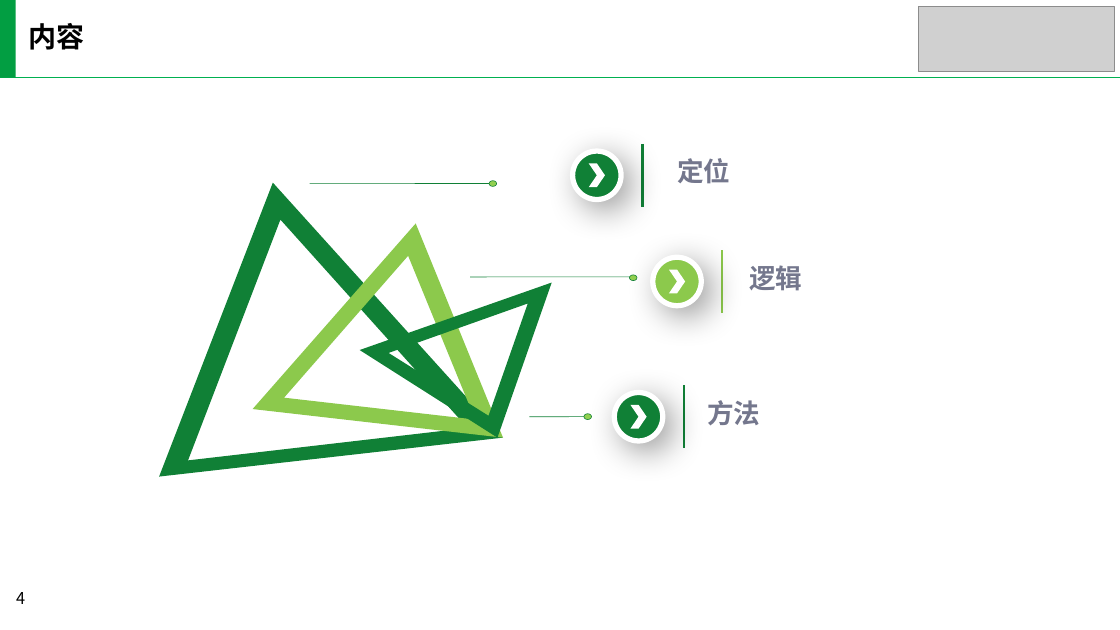
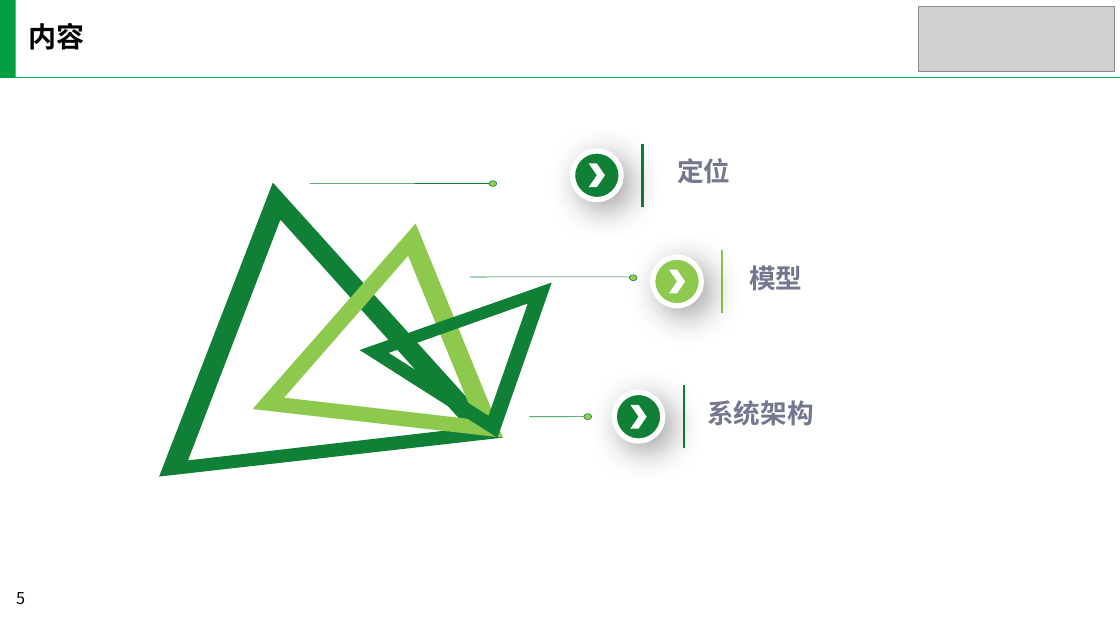
Before and after one commit to yaobozhang/YF_EB, a slide deck: slide 5 of 会员体系/精准营销/电商v2.0/生命周期精准营销/精准营销设计.pptx (slide 4 before the commit). Drawn at 1120x630 pixels with LibreOffice and Linux fonts; fonts in the diff are those of the drawing; grey boxes stand for pictures; background and template pictures are left out. Boxes give left, top, right and bottom in pixels: in the first picture for what was removed or moved away, otherwise in the second. Text is boxed around its words. In the diff, an @@ line names an element or a change of style, - is before the commit and + after.

```diff
--- a/会员体系/精准营销/电商v2.0/生命周期精准营销/精准营销设计.pptx
+++ b/会员体系/精准营销/电商v2.0/生命周期精准营销/精准营销设计.pptx
@@ text at [749,265,802,291]: text changed @@
-逻辑
+模型
@@ text at [707,400,813,426]: text changed @@
-方法
+系统架构
@@ page number at [16,592,25,604]: text changed @@
-4
+5
```
Also in this commit, not shown: 5 other slides changed, 4 slides added, 2 slides removed, 1 other file.
